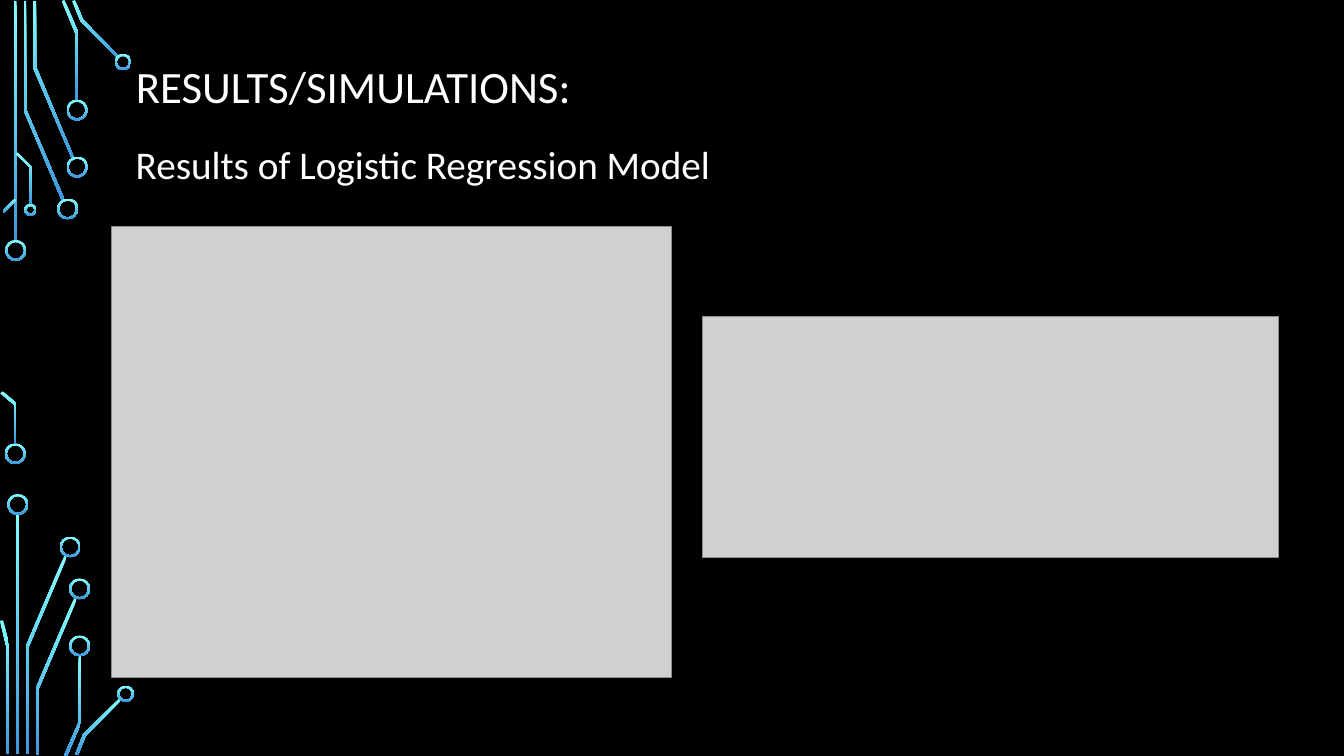
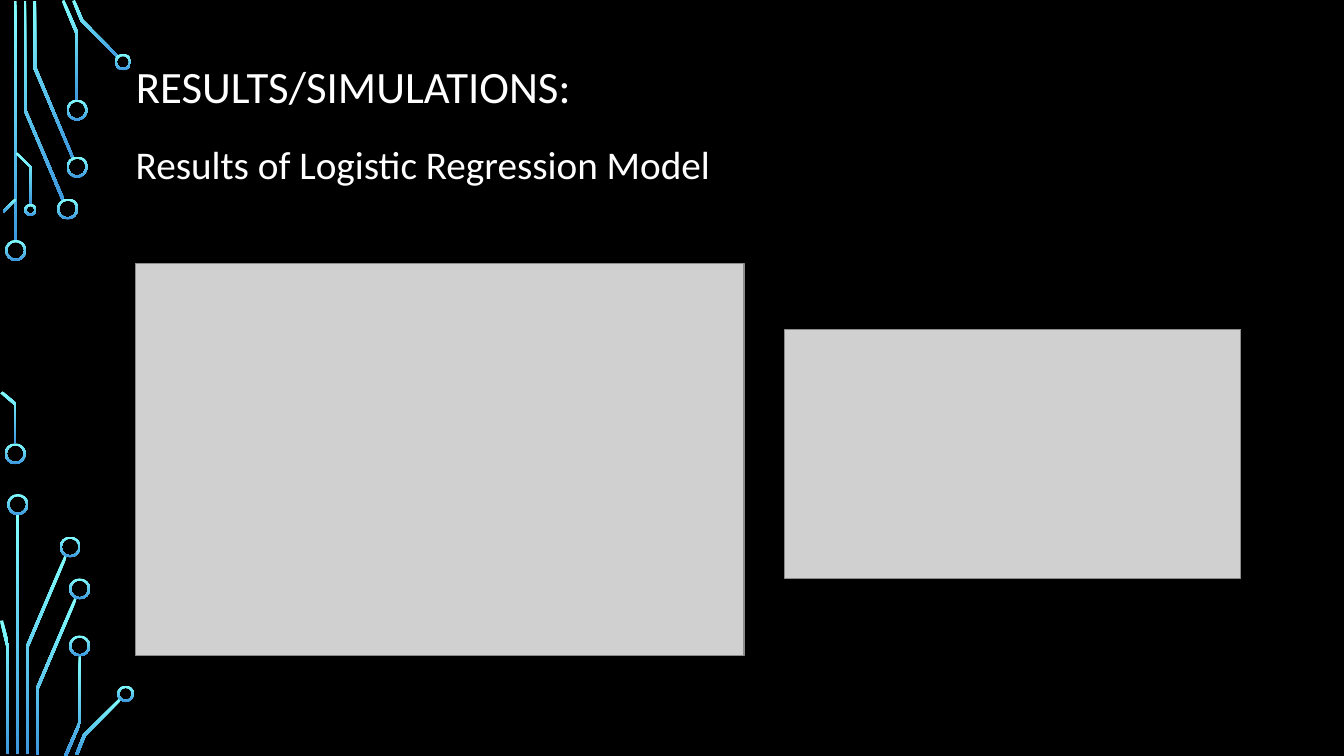
Before and after one commit to BukkaNikitha/Impact-of-Mobile-Towers-on-Birds, a slide deck: slide 9 of Final PPT.pptx. Drawn at 1344x756 pixels with LibreOffice and Linux fonts; fonts in the diff are those of the drawing; grey boxes stand for pictures; background and template pictures are left out. Boxes give left, top, right and bottom in pixels: in the first picture for what was removed or moved away, otherwise in the second. Text is boxed around its words. In the diff, an @@ line names an element or a change of style, - is before the commit and + after.

Commit message:
final ppt

```diff
--- a/Final PPT.pptx
+++ b/Final PPT.pptx
@@ picture resized from (x1=112, y1=226, x2=673, y2=677) to (x1=136, y1=263, x2=745, y2=655) @@
@@ picture resized from (x1=703, y1=317, x2=1278, y2=558) to (x1=784, y1=330, x2=1241, y2=579) @@
```
